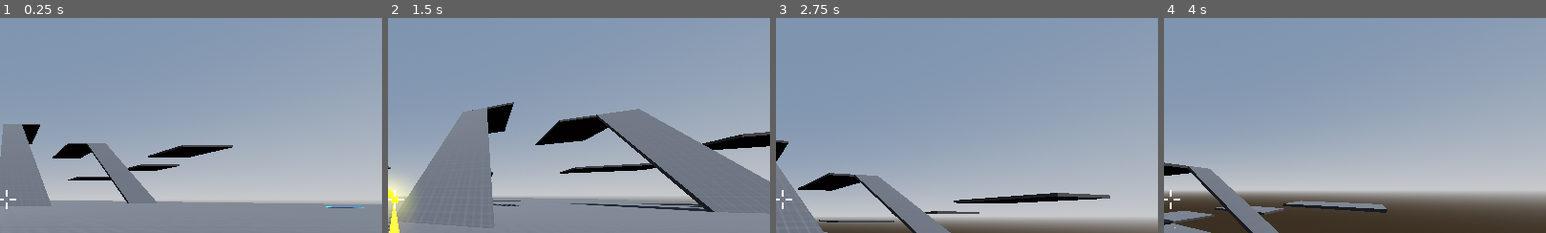
Above: before the commit, frames 1-4 (left to right).
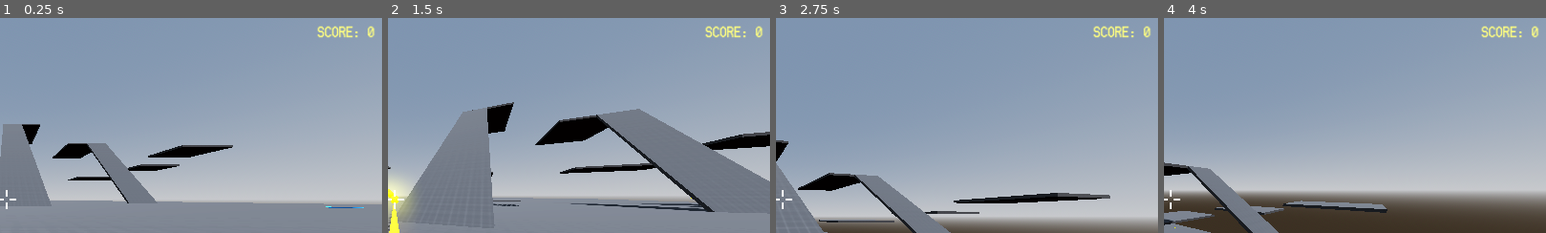
Above: after the commit, the same moments.

Repository: ayoubachak/sticky-man
Game: Godot game, scene res://Scenes/TemplateMapScene.tscn
Same seed, same stepped clock (60 frames per second), same inputs: the game is played once before the commit and once after it. The engine's default icon, where the game draws it, is replaced by a stand-in: a white triangle on a blue panel in a dark square.
Inputs (mouse positions are % of the whole screen's width and height, from its top left):
- Up to frame 1 (0.25 s): no input
- Up to frame 2 (1.5 s): tap Enter at 0.5 s; move the mouse to (55, 50) at 0.52 s; hold W (moveForward) from 0.53 s (still down); tap Ctrl (dash) at 0.6 s; click (55, 50) at 0.67 s; tap Space (jump) at 0.77 s; move the mouse to (45, 50) at 1.27 s; right-click (45, 50) at 1.35 s; click (45, 50) at 1.42 s
- Up to frame 3 (2.75 s): keep holding W (moveForward); tap Space (jump) at 1.52 s; move the mouse to (52, 48) at 2.02 s; tap Shift (run) at 2.1 s; click (52, 48) at 2.17 s
- Up to frame 4 (4 s): keep holding W (moveForward); move the mouse to (49, 52) at 2.77 s; tap Mouse wheel up (useKnockbackTool) at 2.85 s; click (49, 52) at 2.92 s; tap Space (jump) at 3.02, 3.77 s; move the mouse to (57, 51) at 3.52 s; tap Ctrl (dash) at 3.6 s; click (57, 51) at 3.67 s
The pictures show only the part of the screen within x 49-99%, y 8-58%; the shares and areas given below are measured in that part.

The runs differ from the first frame. In frame 1, 0.4% of the frame differs, in the area x 83-98%, y 3-10%; in frame 2, 0.4%; in frame 3, 0.4%; in frame 4, 0.4%.

Commit message:
Enhance game over UI; add score display and final score label, and streamline GameOverScreenScript by removing unused signals and input handling.

Diff:
--- a/Scenes/PlayerCharacterScene.tscn
+++ b/Scenes/PlayerCharacterScene.tscn
@@ -8,6 +8,7 @@
 [ext_resource type="FontFile" uid="uid://bwr73i28ligrq" path="res://Arts/Fonts/Ticketing.ttf" id="5_kleop"]
 [ext_resource type="PackedScene" uid="uid://dh3ln04ijax8n" path="res://Scenes/PauseMenuScene.tscn" id="6_3wmtt"]
 [ext_resource type="Texture2D" uid="uid://djoe54ae3gp0a" path="res://Arts/Textures/kenney_prototype_textures/orange/texture_06.png" id="7_jclwn"]
+[ext_resource type="Script" path="res://Scripts/UI/GameOverScreenScript.gd" id="8_gos"]
 [ext_resource type="Shader" path="res://Arts/Shaders/SpeedLinesShader.gdshader" id="12_8u6b8"]
 
 [sub_resource type="Curve" id="Curve_qvv7t"]
@@ -580,6 +581,24 @@
 horizontal_alignment = 1
 vertical_alignment = 1
 
+[node name="ScoreContainer" type="VBoxContainer" parent="HUD"]
+layout_mode = 1
+anchors_preset = 1
+anchor_left = 1.0
+anchor_right = 1.0
+offset_left = -400.0
+offset_top = 60.0
+offset_right = -20.0
+offset_bottom = 120.0
+grow_horizontal = 0
+
+[node name="ScoreLabel" type="Label" parent="HUD/ScoreContainer"]
+layout_mode = 2
+theme_override_fonts/font = ExtResource("5_kleop")
+theme_override_font_sizes/font_size = 24
+text = "SCORE: 0"
+horizontal_alignment = 2
+
 [node name="GameOverScreen" type="Control" parent="HUD"]
 process_mode = 3
 visible = false
@@ -589,6 +608,7 @@
 anchor_bottom = 1.0
 grow_horizontal = 2
 grow_vertical = 2
+script = ExtResource("8_gos")
 
 [node name="ColorRect" type="ColorRect" parent="HUD/GameOverScreen"]
 layout_mode = 1
@@ -626,6 +646,16 @@
 layout_mode = 2
 theme_override_constants/separation = 20
 
+[node name="FinalScoreLabel" type="Label" parent="HUD/GameOverScreen/VBoxContainer"]
+layout_mode = 2
+theme_override_colors/font_color = Color(1, 0.8, 0, 1)
+theme_override_colors/font_outline_color = Color(0, 0, 0, 1)
+theme_override_constants/outline_size = 3
+theme_override_fonts/font = ExtResource("5_kleop")
+theme_override_font_sizes/font_size = 40
+text = "FINAL SCORE: 0"
+horizontal_alignment = 1
+
 [node name="RestartButton" type="Button" parent="HUD/GameOverScreen/VBoxContainer"]
 custom_minimum_size = Vector2(200, 60)
 layout_mode = 2
--- a/Scenes/TemplateMapScene.tscn
+++ b/Scenes/TemplateMapScene.tscn
@@ -66,10 +66,6 @@
 
 [node name="PlayerCharacterV2" parent="PlayerCharacter" instance=ExtResource("1_tvhlt")]
 transform = Transform3D(1, 0, 0, 0, 1, 0, 0, 0, 1, -38.5544, 1.54036, 0)
-slideTimeRef = 0.0
-max_health = 100
-invincibility_time = 0.5
-timeBeforeCanDashAgain = 0.2
 
 [node name="Map" type="Node3D" parent="."]
 
--- a/Scripts/UI/GameOverScreenScript.gd
+++ b/Scripts/UI/GameOverScreenScript.gd
@@ -1,7 +1,4 @@
 extends Control
-
-signal restart_game
-signal quit_game
 
 func _ready():
 	# Set process mode to always process
@@ -11,47 +8,31 @@
 	visible = false
 	mouse_filter = Control.MOUSE_FILTER_STOP
 
-	# Connect button signals
-	$VBoxContainer/RestartButton.connect("pressed", Callable(self, "_on_restart_button_pressed"))
-	$VBoxContainer/QuitButton.connect("pressed", Callable(self, "_on_quit_button_pressed"))
-
+	# Buttons are already connected in the scene file to HUD methods
 	# Make buttons explicitly handle input
-	$VBoxContainer/RestartButton.mouse_filter = Control.MOUSE_FILTER_STOP
-	$VBoxContainer/QuitButton.mouse_filter = Control.MOUSE_FILTER_STOP
-
-func _input(event):
-	if visible:
-		print("GameOverScreen received input: ", event)
-		if event is InputEventMouseButton and event.pressed and event.button_index == MOUSE_BUTTON_LEFT:
-			# Check if click is on restart button
-			var restart_button = $VBoxContainer/RestartButton
-			var restart_rect = restart_button.get_global_rect()
-			if restart_rect.has_point(event.position):
-				print("Click on restart button detected")
-				_on_restart_button_pressed()
-				accept_event()
-
-			# Check if click is on quit button
-			var quit_button = $VBoxContainer/QuitButton
-			var quit_rect = quit_button.get_global_rect()
-			if quit_rect.has_point(event.position):
-				print("Click on quit button detected")
-				_on_quit_button_pressed()
-				accept_event()
+	if has_node("VBoxContainer/RestartButton"):
+		$VBoxContainer/RestartButton.mouse_filter = Control.MOUSE_FILTER_STOP
+	if has_node("VBoxContainer/QuitButton"):
+		$VBoxContainer/QuitButton.mouse_filter = Control.MOUSE_FILTER_STOP
 
 func show_screen():
 	print("Showing game over screen")
 	visible = true
 	Input.set_mouse_mode(Input.MOUSE_MODE_VISIBLE)
-	$VBoxContainer/RestartButton.grab_focus()
+
+	# Pause the game but ensure UI still works
+	get_tree().paused = true
+
+	if has_node("VBoxContainer/RestartButton"):
+		$VBoxContainer/RestartButton.grab_focus()
 
 # Update final score to display on game over screen
 func update_final_score(score: int):
-	var score_label = $VBoxContainer/FinalScoreLabel
-	if not is_instance_valid(score_label):
+	if not has_node("VBoxContainer/FinalScoreLabel"):
 		print("ERROR: FinalScoreLabel not found in game over screen")
 		return
 
+	var score_label = $VBoxContainer/FinalScoreLabel
 	score_label.text = "FINAL SCORE: " + str(score)
 
 	# Add some visual feedback based on score
@@ -74,15 +55,3 @@
 	score_label.set_meta("active_tween", tween)
 
 	tween.tween_property(score_label, "scale", Vector2(1.0, 1.0), 0.5).set_ease(Tween.EASE_OUT).set_trans(Tween.TRANS_ELASTIC)
-
-func _on_restart_button_pressed():
-	print("Restart button pressed")
-	emit_signal("restart_game")
-	Input.set_mouse_mode(Input.MOUSE_MODE_CAPTURED)
-	get_tree().paused = false
-	get_tree().reload_current_scene()
-
-func _on_quit_button_pressed():
-	print("Quit button pressed")
-	emit_signal("quit_game")
-	get_tree().quit()
Not shown: 1 places in Scenes/PlayerCharacterScene.tscn that only renumber resources
Not shown: 1 places in Zombie.tscn that only renumber resources
